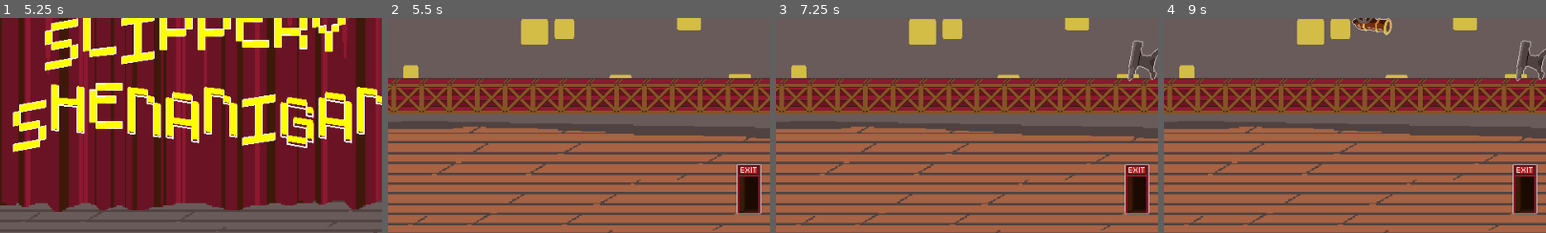
Above: before the commit, frames 1-4 (left to right).
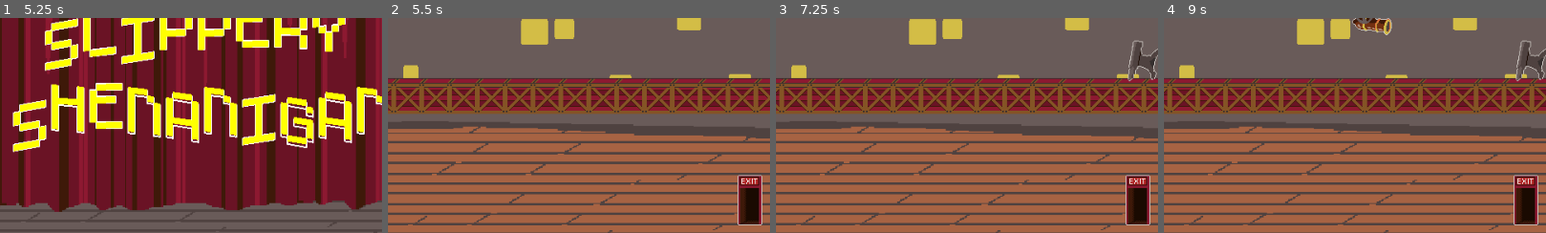
Above: after the commit, the same moments.

Repository: Rotta-Games/slapstick_lemmings
Game: Godot game, scene res://scenes/splash.tscn
Same seed, same stepped clock (60 frames per second), same inputs: the game is played once before the commit and once after it. Sound files missing from this copy of the repository are replaced by a short silence.
Inputs (mouse positions are % of the whole screen's width and height, from its top left):
- Up to frame 1 (5.25 s): tap Enter at 0.5, 2 s; move the mouse to (72, 45) at 0.52 s; hold D 0.53-1.25 s; click (72, 45) at 0.67 s; tap Space at 1.25 s; drag from (30, 55) to (45, 70) at 1.27 s; move the mouse to (60, 28) at 2.02 s; hold D 2.03-2.75 s; drag from (45, 70) to (20, 35) at 2.77 s; click "START" at 3.5 s; click "START" at 4.25 s; move the mouse to (80, 65) at 5.02 s; hold A from 5.03 s (still down)
- Up to frame 2 (5.5 s): keep holding A
- Up to frame 3 (7.25 s): release A at 5.75 s; drag from (97, 10) to (35, 25) at 5.77 s; move the mouse to (97, 18) at 6.52 s; hold A from 6.53 s (still down); click (97, 18) at 6.67 s
- Up to frame 4 (9 s): release A at 7.25 s; drag from (97, 30) to (30, 55) at 7.27 s; drag from (97, 42) to (5, 10) at 8.02 s; drag from (97, 53) to (4, 14) at 8.77 s
The pictures show only the part of the screen within x 39-89%, y 40-90%; the shares and areas given below are measured in that part.

Frame 1 is identical in both runs. In frame 2, 1.3% of the frame differs, in the area x 91-98%, y 68-97%; in frame 3, 1.3%; in frame 4, 1.3%.

Commit message:
Adjust exit location

Diff:
--- a/scenes/utils/end_portal.tscn
+++ b/scenes/utils/end_portal.tscn
@@ -13,7 +13,7 @@
 script = ExtResource("1_jf3bd")
 
 [node name="Sprite2D" type="Sprite2D" parent="."]
-position = Vector2(32, 44)
+position = Vector2(33, 58)
 texture = ExtResource("2_tg8ai")
 
 [node name="CollisionShape2D" type="CollisionShape2D" parent="."]
